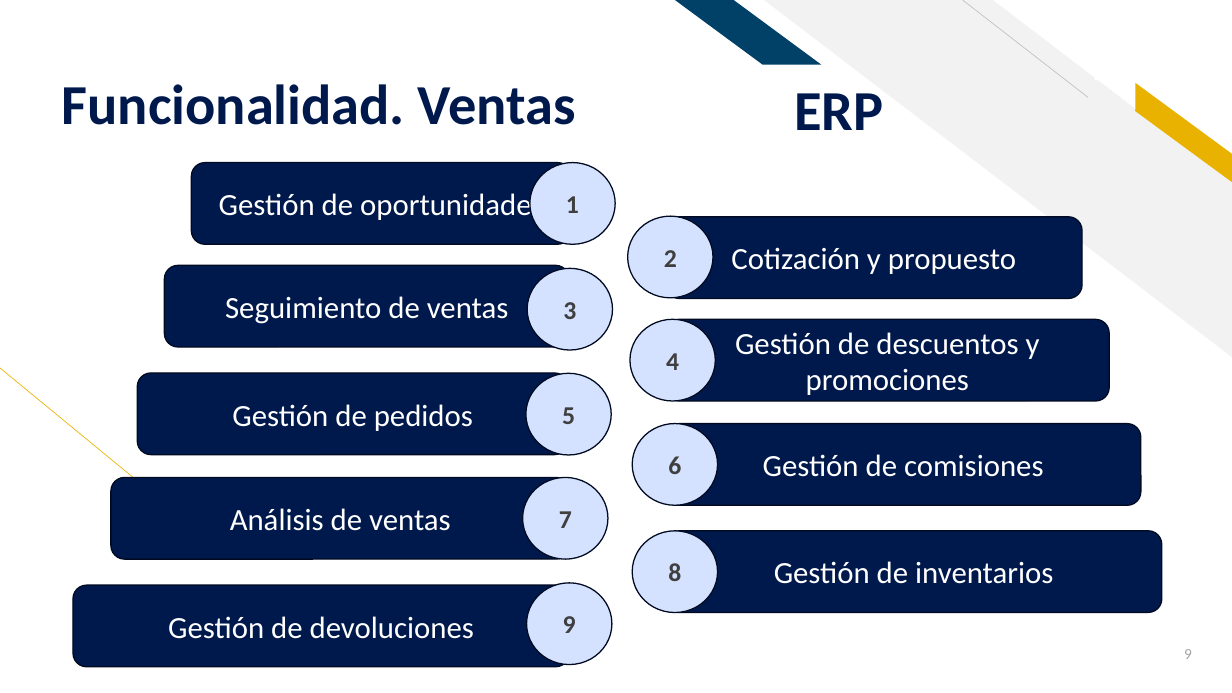
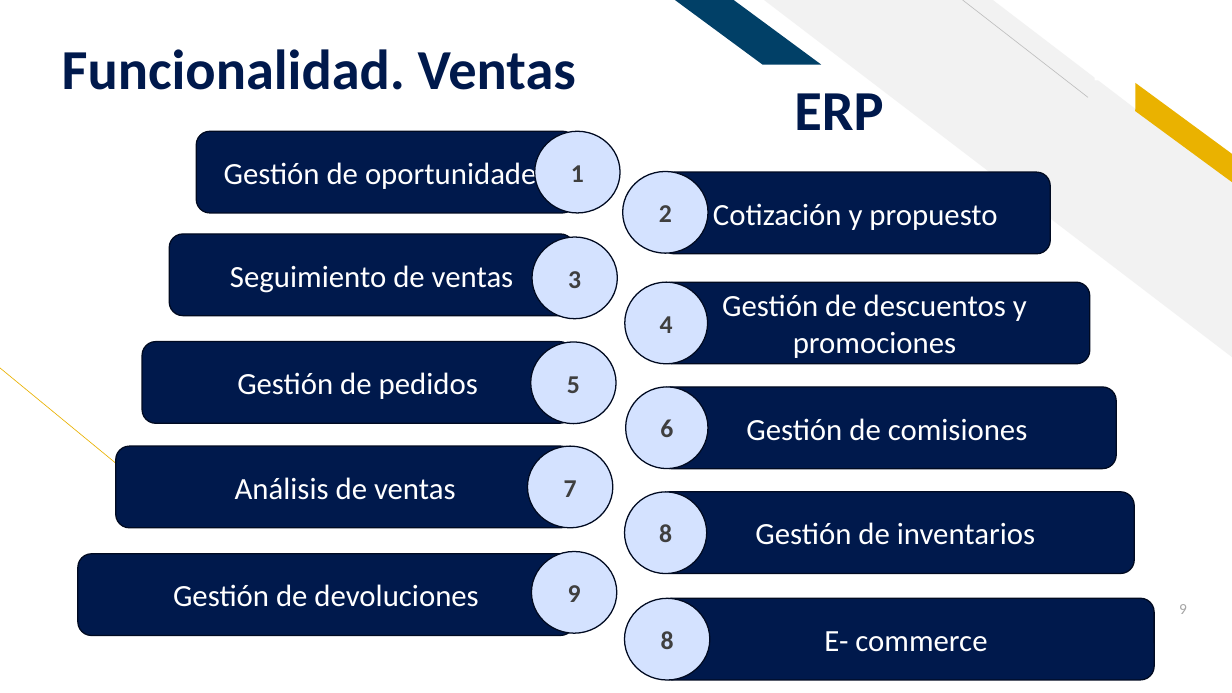
Before and after one commit to MDGomezM/CRMyERP.github.io, a slide deck: slide 9 of ProyectoCRMyERP/presentacion.pptx. Drawn at 1232x693 pixels with LibreOffice and Linux fonts; fonts in the diff are those of the drawing. Boxes give left, top, right and bottom in pixels: in the first picture for what was removed or moved away, otherwise in the second. Text is boxed around its words. In the diff, an @@ line names an element or a change of style, - is before the commit and + after.

```diff
--- a/ProyectoCRMyERP/presentacion.pptx
+++ b/ProyectoCRMyERP/presentacion.pptx
@@ title "Funcionalidad. Ventas": place and size @@
-title "Funcionalidad. Ventas" at bbox=[62, 84, 576, 125]
+title "Funcionalidad. Ventas" at bbox=[62, 49, 576, 90]
@@ 5 ellipses, 5 rounded rectangles: place and size @@
-5 ellipses, 5 rounded rectangles at bbox=[73, 163, 615, 666]
+5 ellipses, 5 rounded rectangles at bbox=[78, 131, 620, 635]
@@ ellipse "2": place and size @@
-ellipse "2" at bbox=[628, 216, 713, 298]
+ellipse "2" at bbox=[623, 172, 708, 253]
@@ rounded rectangle "Cotización y propuesto": place and size @@
-rounded rectangle "Cotización y propuesto" at bbox=[665, 217, 1082, 299]
+rounded rectangle "Cotización y propuesto" at bbox=[661, 172, 1051, 253]
@@ ellipse "4": place and size @@
-ellipse "4" at bbox=[630, 320, 715, 401]
+ellipse "4" at bbox=[625, 282, 708, 363]
@@ rounded rectangle "Gestión de descuentos y promociones": place and size @@
-rounded rectangle "Gestión de descuentos y promociones" at bbox=[665, 320, 1109, 401]
+rounded rectangle "Gestión de descuentos y promociones" at bbox=[660, 282, 1091, 363]
@@ ellipse "6": place and size @@
-ellipse "6" at bbox=[632, 423, 717, 505]
+ellipse "6" at bbox=[626, 387, 708, 469]
@@ rounded rectangle "Gestión de comisiones": place and size @@
-rounded rectangle "Gestión de comisiones" at bbox=[665, 424, 1141, 506]
+rounded rectangle "Gestión de comisiones" at bbox=[658, 387, 1116, 469]
@@ ellipse "8": place and size @@
-ellipse "8" at bbox=[632, 531, 717, 613]
+ellipse "8" at bbox=[625, 492, 707, 573]
@@ rounded rectangle "Gestión de inventarios": place and size @@
-rounded rectangle "Gestión de inventarios" at bbox=[665, 531, 1162, 612]
+rounded rectangle "Gestión de inventarios" at bbox=[657, 492, 1135, 573]
@@ ellipse added at bbox=[625, 599, 710, 680], fill #D4E2FF, outline #000B21 1 pt, 20 pt, text #3F3F3F, bold @@
+8
@@ rounded rectangle added at bbox=[658, 598, 1154, 679], fill #00194C, outline #000B21 1 pt, 24 pt, text #FFFFFF @@
+E- commerce
@@ page number: place and size @@
-page number at bbox=[1184, 649, 1192, 659]
+page number at bbox=[1179, 604, 1187, 614]
```
Also in this commit, not shown: 2 other slides changed, 5 other files.
